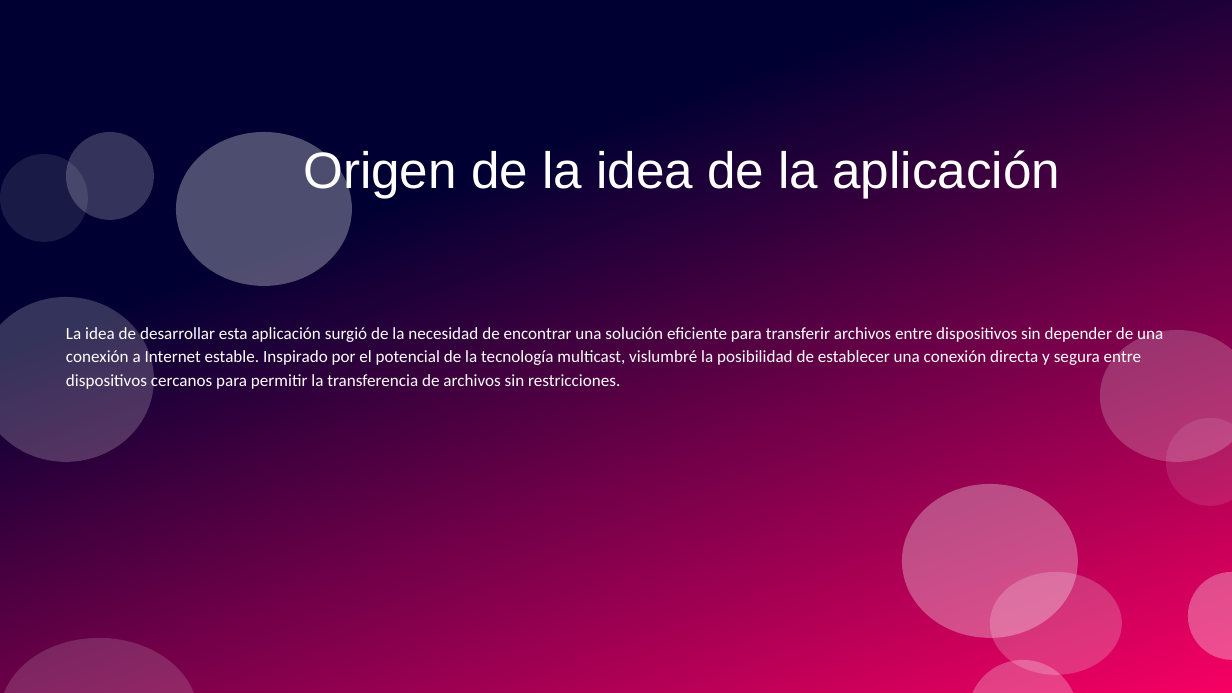
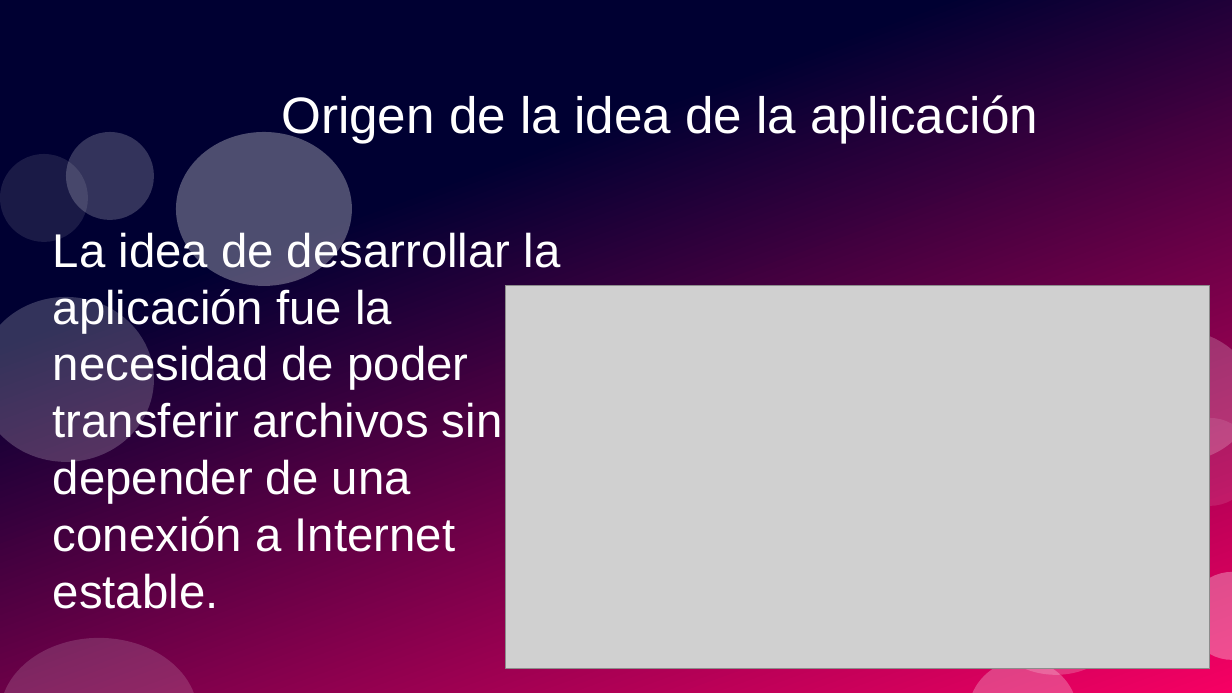
Before and after one commit to Guillermo750/integracion-dam, a slide deck: slide 5 of Defensa/Presentación/ReactNativeApp.odp. Drawn at 1232x693 pixels with LibreOffice and Linux fonts; fonts in the diff are those of the drawing; grey boxes stand for pictures. Boxes give left, top, right and bottom in pixels: in the first picture for what was removed or moved away, otherwise in the second. Text is boxed around its words. In the diff, an @@ line names an element or a change of style, - is before the commit and + after.

```diff
--- a/Defensa/Presentación/ReactNativeApp.odp
+++ b/Defensa/Presentación/ReactNativeApp.odp
@@ title "Origen de la idea de ...": place and size @@
-title "Origen de la idea de ..." at box(303, 147, 1060, 198)
+title "Origen de la idea de ..." at box(281, 95, 1038, 143)
@@ text at box(53, 229, 561, 552): text changed; size 11 to 30.5 pt; font Calibri to Arial @@
-La idea de desarrollar esta aplicación surgió de la necesidad de encontrar una solución eficiente para transferir archivos entre dispositivos sin depender de una conexión a Internet estable. Inspirado por el potencial de la tecnología multicast, vislumbré la posibilidad de establecer una conexión directa y segura entre dispositivos cercanos para permitir la transferencia de archivos sin restricciones.
+La idea de desarrollar la aplicación fue la necesidad de poder transferir archivos sin depender de una conexión a Internet estable.
@@ picture added at box(506, 286, 1211, 670) @@
@@ ellipse removed at box(902, 484, 1078, 638) @@
```
Also in this commit, not shown: 6 other slides changed, 1 other file.
